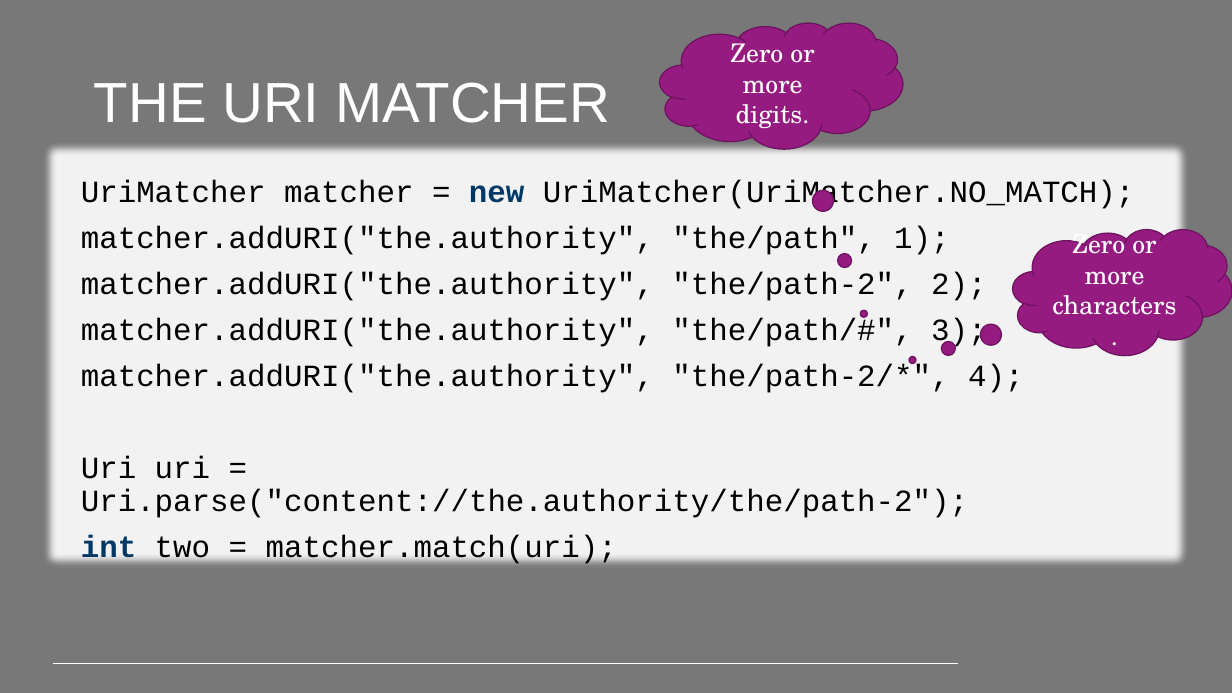
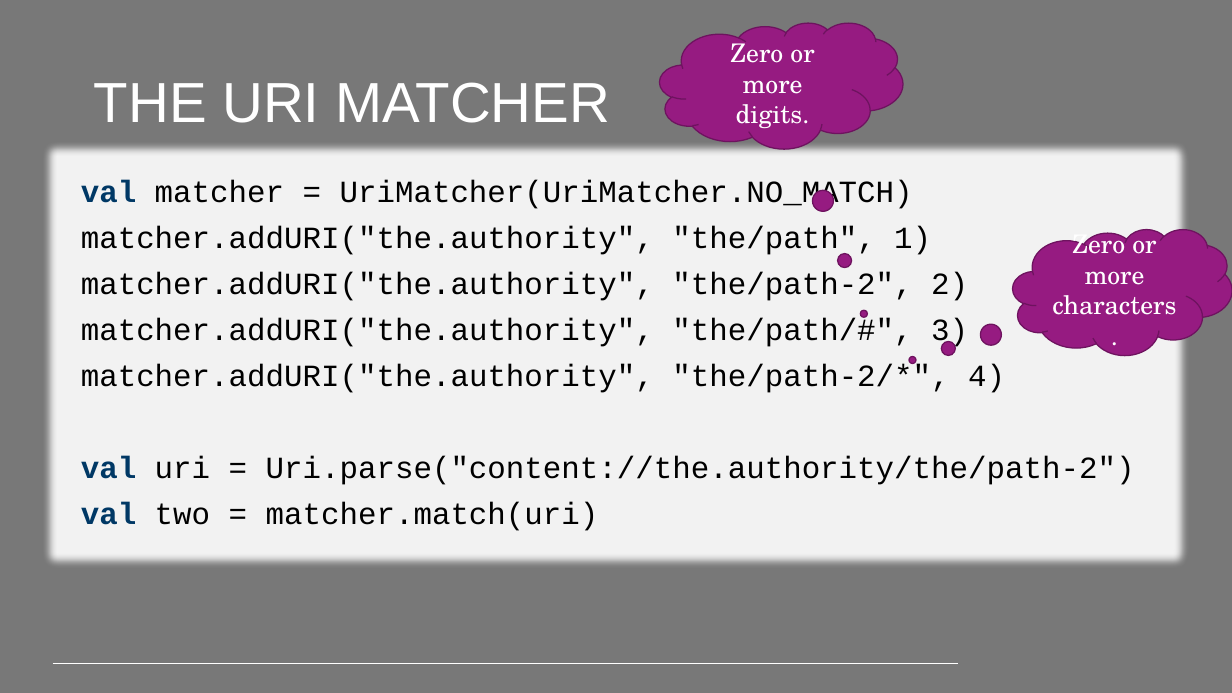
Before and after one commit to PeppeL-G/course-material, a slide deck: slide 21 of src/lectures/android-content-providers/android-content-providers.pptx (slide 20 before the commit). Drawn at 1232x693 pixels with LibreOffice and Linux fonts; fonts in the diff are those of the drawing; background and template pictures are left out. Boxes give left, top, right and bottom in pixels: in the first picture for what was removed or moved away, otherwise in the second. Text is boxed around its words. In the diff, an @@ line names an element or a change of style, - is before the commit and + after.

Commit message:
Added two lectures.

```diff
--- a/src/lectures/android-content-providers/android-content-providers.pptx
+++ b/src/lectures/android-content-providers/android-content-providers.pptx
@@ text at <box>81,179,1135,531</box>: text changed @@
-UriMatcher matcher = new UriMatcher(UriMatcher.NO_MATCH);
-matcher.addURI("the.authority", "the/path", 1);
-matcher.addURI("the.authority", "the/path-2", 2);
-matcher.addURI("the.authority", "the/path/#", 3);
-matcher.addURI("the.authority", "the/path-2/*", 4);
-Uri uri = Uri.parse("content://the.authority/the/path-2");
-int two = matcher.match(uri);
+val matcher = UriMatcher(UriMatcher.NO_MATCH)
+matcher.addURI("the.authority", "the/path", 1)
+matcher.addURI("the.authority", "the/path-2", 2)
+matcher.addURI("the.authority", "the/path/#", 3)
+matcher.addURI("the.authority", "the/path-2/*", 4)
+val uri = Uri.parse("content://the.authority/the/path-2")
+val two = matcher.match(uri)
```
Also in this commit, not shown: 15 other slides changed, 9 other files.
